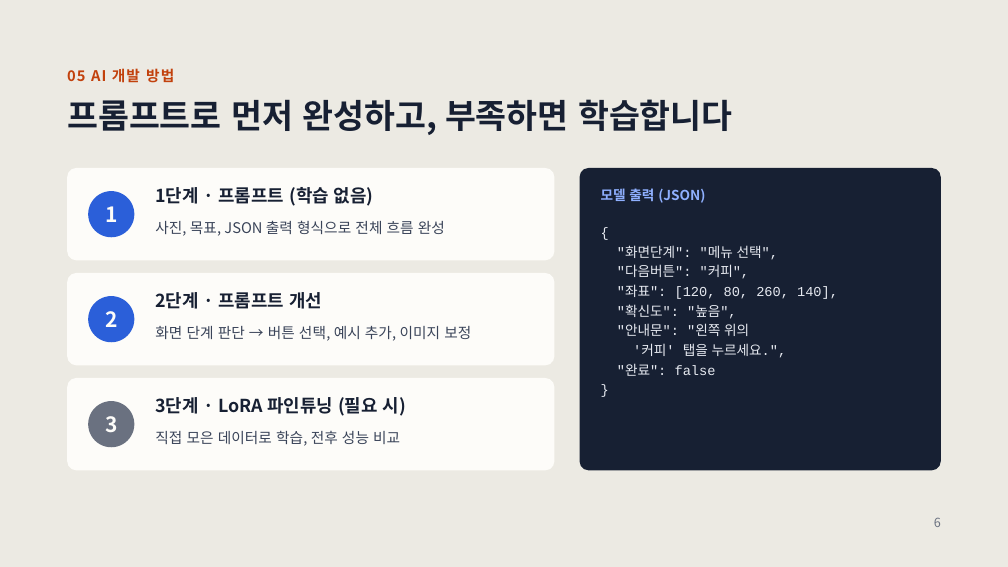
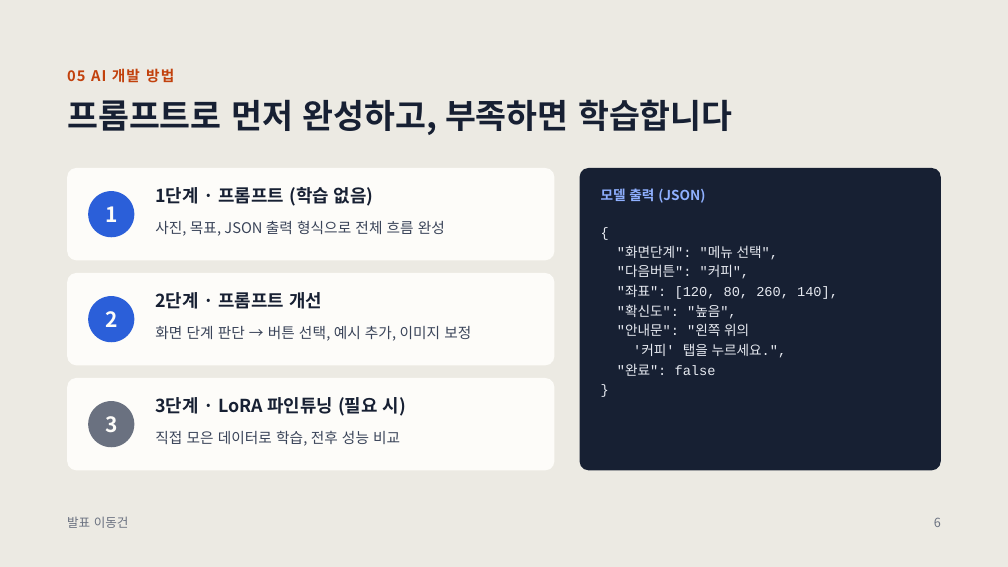
Before and after one commit to TeamProjectAIServiceDevelop/team-project, a slide deck: slide 6 of 자료/발표자료-KIOSSON.pptx. Drawn at 1008x567 pixels with LibreOffice and Linux fonts; fonts in the diff are those of the drawing. Boxes give left, top, right and bottom in pixels: in the first picture for what was removed or moved away, otherwise in the second. Text is boxed around its words. In the diff, an @@ line names an element or a change of style, - is before the commit and + after.

```diff
--- a/자료/발표자료-KIOSSON.pptx
+++ b/자료/발표자료-KIOSSON.pptx
@@ text added at (x1=67, y1=517, x2=129, y2=528), 12 pt, text #6A7180 @@
+발표 이동건
```
Also in this commit, not shown: 7 other slides changed, 1 other file.
